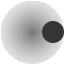
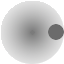
Revision of a layered 64×64 image; what changed, layer by layer:
removed layer "New Layer" over [42, 21, 64, 43]
painted on "Pasted Layer" over [48, 24, 64, 40]
